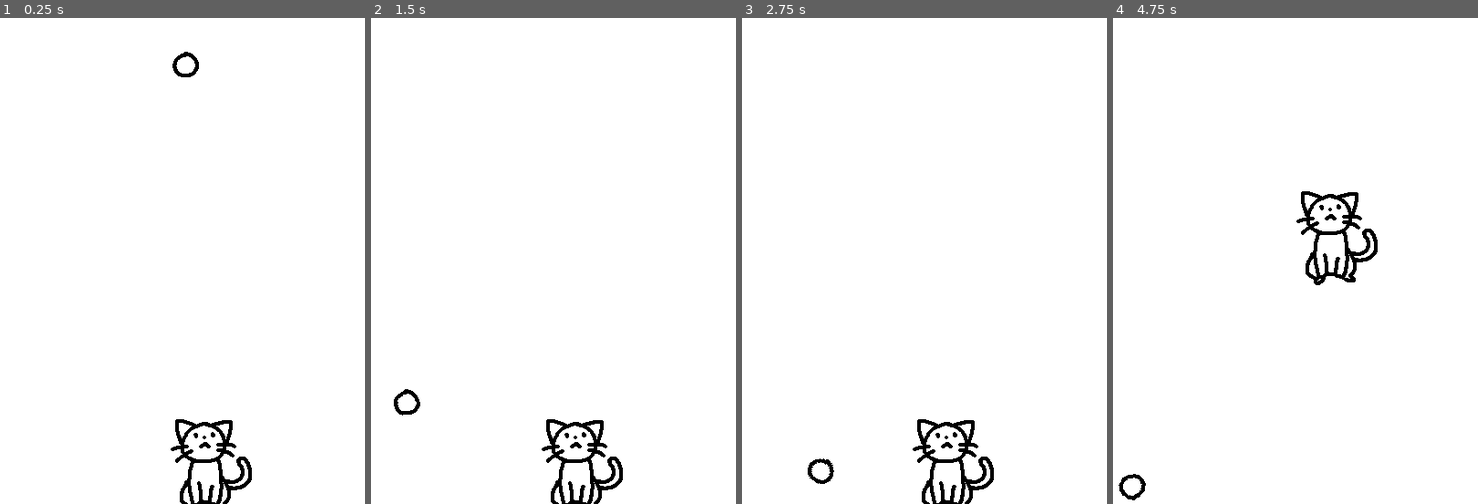
Above: before the commit, frames 1-4 (left to right).
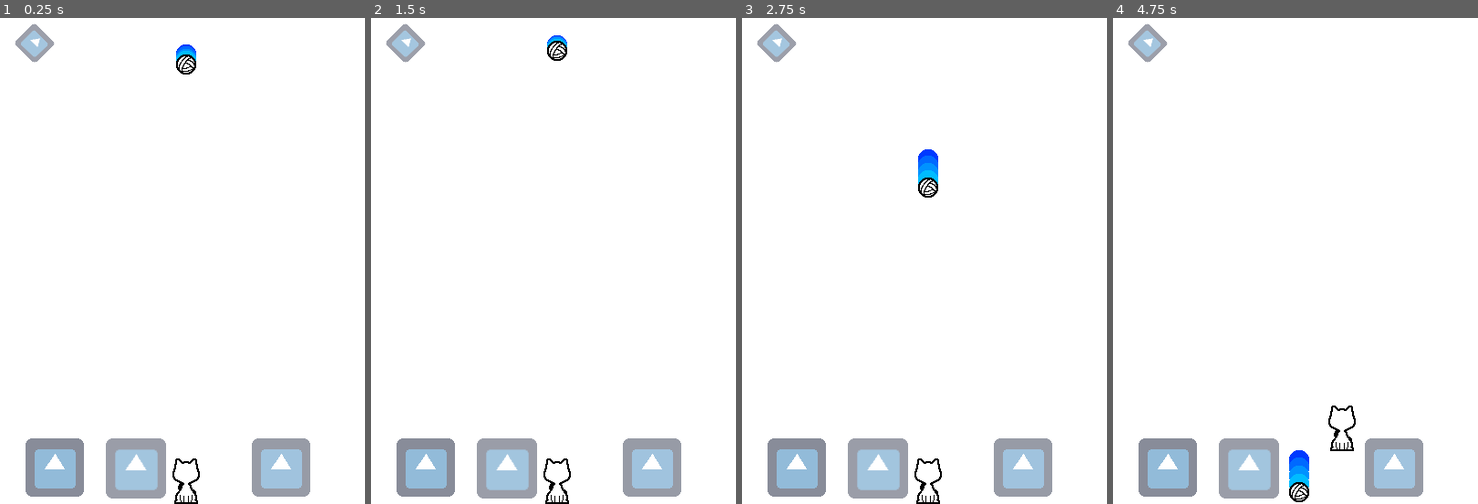
Above: after the commit, the same moments.

Repository: YongHyun-Yi/cat_and_ball
Game: Godot game, scene res://scene/ingame.tscn
Same seed, same stepped clock (60 frames per second), same inputs: the game is played once before the commit and once after it. The engine's default icon, where the game draws it, is replaced by a stand-in: a white triangle on a blue panel in a dark square.
Inputs (mouse positions are in pixels of both pictures, inside the frame that each line leads up to):
- Up to frame 1 (0.25 s): no input
- Up to frame 2 (1.5 s): click (407, 42) at 0.52 s; click (407, 42) at 1.27 s
- Up to frame 3 (2.75 s): click (778, 42) at 2.02 s
- Up to frame 4 (4.75 s): hold Right (ui_right) 2.78-4.28 s; tap Z (ui_jump) at 2.85, 3.02, 3.32, 3.6, 3.77, 4.07, 4.35 s; hold Left (ui_left) from 4.28 s (still down)

The runs differ from the first frame. In frame 1, 7.6% of the frame differs, in the area x 4-85%, y 1-100%; in frame 2, 7.6%; in frame 3, 7.8%; in frame 4, 8.1%, in the area x 1-85%, y 1-100%.

Commit message:
2019. 11. 26 새벽
터치 조작버튼 구현
공 잔상 플레이어보다 뒤에 보이게 배치순서 조정
공 잔상 스크립트 간략화

Diff:
--- a/project.godot
+++ b/project.godot
@@ -40,6 +40,11 @@
  ]
 }
 
+[input_devices]
+
+pointing/emulate_touch_from_mouse=true
+
 [rendering]
 
+quality/2d/use_pixel_snap=true
 environment/default_environment="res://default_env.tres"
--- a/scene/ingame.tscn
+++ b/scene/ingame.tscn
@@ -1,24 +1,28 @@
-[gd_scene load_steps=9 format=2]
+[gd_scene load_steps=12 format=2]
 
-[ext_resource path="res://script/player_body.gd" type="Script" id=1]
-[ext_resource path="res://sprite/cat.png" type="Texture" id=2]
-[ext_resource path="res://script/ball_body.gd" type="Script" id=3]
-[ext_resource path="res://sprite/ball.png" type="Texture" id=4]
+[ext_resource path="res://script/ingame.gd" type="Script" id=1]
+[ext_resource path="res://sprite/ball_ghost.png" type="Texture" id=2]
+[ext_resource path="res://script/player_body.gd" type="Script" id=3]
+[ext_resource path="res://sprite/cat3.png" type="Texture" id=4]
+[ext_resource path="res://script/ball_body.gd" type="Script" id=5]
+[ext_resource path="res://sprite/ball2.png" type="Texture" id=6]
+[ext_resource path="res://sprite/icon.png" type="Texture" id=7]
 
 [sub_resource type="CapsuleShape2D" id=1]
-radius = 23.3458
-height = 38.6878
+radius = 13.517
+height = 20.966
 
 [sub_resource type="PhysicsMaterial" id=2]
 bounce = 0.7
 
 [sub_resource type="CircleShape2D" id=3]
-radius = 15.0696
+radius = 11.5446
 
 [sub_resource type="RectangleShape2D" id=4]
-extents = Vector2( 272.898, 33.1124 )
+extents = Vector2( 269.944, 30 )
 
 [node name="ingame" type="Node2D"]
+script = ExtResource( 1 )
 
 [node name="ColorRect" type="ColorRect" parent="."]
 margin_right = 400.0
@@ -27,20 +31,50 @@
 "_edit_lock_": true
 }
 
+[node name="ball_ghost" type="Node2D" parent="."]
+position = Vector2( 204.483, 34.7981 )
+
+[node name="ghost5" type="Sprite" parent="ball_ghost"]
+self_modulate = Color( 0, 0.227451, 1, 1 )
+position = Vector2( 0, 27.2019 )
+texture = ExtResource( 2 )
+
+[node name="ghost4" type="Sprite" parent="ball_ghost"]
+self_modulate = Color( 0, 0.415686, 1, 1 )
+position = Vector2( 0, 21.2019 )
+texture = ExtResource( 2 )
+
+[node name="ghost3" type="Sprite" parent="ball_ghost"]
+self_modulate = Color( 0, 0.576471, 1, 1 )
+position = Vector2( 0, 16.2019 )
+texture = ExtResource( 2 )
+
+[node name="ghost2" type="Sprite" parent="ball_ghost"]
+self_modulate = Color( 0, 0.741176, 1, 1 )
+position = Vector2( 0, 11 )
+texture = ExtResource( 2 )
+
+[node name="ghost1" type="Sprite" parent="ball_ghost"]
+self_modulate = Color( 0, 0.858824, 1, 1 )
+position = Vector2( 0, 5.2019 )
+texture = ExtResource( 2 )
+
 [node name="player" type="Node2D" parent="."]
+editor/display_folded = true
 __meta__ = {
 "_edit_group_": true
 }
 
 [node name="player_body" type="KinematicBody2D" parent="player"]
-position = Vector2( 224.483, 490 )
-script = ExtResource( 1 )
+position = Vector2( 204.483, 512 )
+script = ExtResource( 3 )
 
 [node name="sprite" type="Sprite" parent="player/player_body"]
-position = Vector2( 6.97202, 4.73001 )
-texture = ExtResource( 2 )
+position = Vector2( 0, 1 )
+texture = ExtResource( 4 )
 
 [node name="CollisionShape2D" type="CollisionShape2D" parent="player/player_body"]
+position = Vector2( 0, 2 )
 shape = SubResource( 1 )
 
 [node name="ball" type="Node2D" parent="."]
@@ -50,15 +84,17 @@
 mass = 1.07245
 physics_material_override = SubResource( 2 )
 gravity_scale = 8.0
-script = ExtResource( 3 )
+script = ExtResource( 5 )
 
 [node name="sprite" type="Sprite" parent="ball/ball_body"]
-texture = ExtResource( 4 )
+texture = ExtResource( 6 )
 
 [node name="CollisionShape2D" type="CollisionShape2D" parent="ball/ball_body"]
+visible = false
 shape = SubResource( 3 )
 
 [node name="walls" type="Node2D" parent="."]
+editor/display_folded = true
 
 [node name="StaticBody2D" type="StaticBody2D" parent="walls"]
 
@@ -79,4 +115,38 @@
 [node name="wall4" type="CollisionShape2D" parent="walls/StaticBody2D"]
 position = Vector2( 196.056, 570 )
 shape = SubResource( 4 )
+
+[node name="left" type="TouchScreenButton" parent="."]
+self_modulate = Color( 1, 1, 1, 0.588235 )
+position = Vector2( 28, 468 )
+normal = ExtResource( 7 )
+
+[node name="right" type="TouchScreenButton" parent="."]
+self_modulate = Color( 1, 1, 1, 0.501961 )
+position = Vector2( 116, 468 )
+scale = Vector2( 1.03125, 1.03125 )
+normal = ExtResource( 7 )
+visibility_mode = 1
+
+[node name="jump" type="TouchScreenButton" parent="."]
+self_modulate = Color( 1, 1, 1, 0.513726 )
+position = Vector2( 276, 468 )
+normal = ExtResource( 7 )
+
+[node name="reset" type="TextureButton" parent="."]
+self_modulate = Color( 1, 1, 1, 0.490196 )
+margin_left = 38.0
+margin_top = 12.0
+margin_right = 102.0
+margin_bottom = 76.0
+rect_rotation = 44.9999
+rect_scale = Vector2( 0.5, 0.5 )
+texture_normal = ExtResource( 7 )
 [connection signal="body_entered" from="ball/ball_body" to="ball/ball_body" method="_on_ball_body_body_entered"]
+[connection signal="pressed" from="left" to="player/player_body" method="touch_botton_action_press" binds= [ "ui_left" ]]
+[connection signal="released" from="left" to="player/player_body" method="touch_botton_action_release" binds= [ "ui_left" ]]
+[connection signal="pressed" from="right" to="player/player_body" method="touch_botton_action_press" binds= [ "ui_right" ]]
+[connection signal="released" from="right" to="player/player_body" method="touch_botton_action_release" binds= [ "ui_right" ]]
+[connection signal="pressed" from="jump" to="player/player_body" method="touch_botton_action_press" binds= [ "ui_jump" ]]
+[connection signal="released" from="jump" to="player/player_body" method="touch_botton_action_release" binds= [ "ui_jump" ]]
+[connection signal="button_up" from="reset" to="." method="restart"]
--- a/script/ball_body.gd
+++ b/script/ball_body.gd
@@ -1,6 +1,6 @@
 extends RigidBody2D
 
-
+var ghost_effect_position = [global_position,global_position,global_position,global_position,global_position]
 
 # Called when the node enters the scene tree for the first time.
 func _ready():
@@ -13,7 +13,7 @@
 	if global_position.y > get_viewport().size.y or global_position.y < 0:
 		speed.y *= -1
 	global_position += speed"""
-
+	ghost_effects()
 	pass
 
 
@@ -23,3 +23,24 @@
 		apply_impulse(Vector2(0, 0), Vector2(0, -500))#(global_position-cha.global_position)*800)
 		print("ball touch")
 	pass # Replace with function body.
+
+func ghost_effects():
+	var a = 4
+	for i in range(4):
+		ghost_effect_position[a] = ghost_effect_position[a-1]
+		a -= 1
+	ghost_effect_position[0] = global_position
+	for i in range(1,6):
+		var ghost = "../../ball_ghost/ghost"
+		get_node(ghost+str(i)).global_position = ghost_effect_position[i-1]
+
+	"""ghost_effect_position[4] = ghost_effect_position[3]
+	$ghost/ghost5.global_position = ghost_effect_position[4]
+	ghost_effect_position[3] = ghost_effect_position[2]
+	$ghost/ghost4.global_position = ghost_effect_position[3]
+	ghost_effect_position[2] = ghost_effect_position[1]
+	$ghost/ghost3.global_position = ghost_effect_position[2]
+	ghost_effect_position[1] = ghost_effect_position[0]
+	$ghost/ghost2.global_position = ghost_effect_position[1]
+	ghost_effect_position[0] = global_position
+	$ghost/ghost1.global_position = ghost_effect_position[0]"""
--- /dev/null
+++ b/script/ingame.gd
@@ -0,0 +1,17 @@
+extends Node2D
+
+# Declare member variables here. Examples:
+# var a = 2
+# var b = "text"
+
+# Called when the node enters the scene tree for the first time.
+func _ready():
+	pass # Replace with function body.
+
+# Called every frame. 'delta' is the elapsed time since the previous frame.
+#func _process(delta):
+#	pass
+
+func restart():
+	get_tree().reload_current_scene()
+	pass
--- a/script/player_body.gd
+++ b/script/player_body.gd
@@ -4,6 +4,7 @@
 var speed = 300
 var gravity = 2000
 var jump = -700
+var d_jump = -550
 var double_jump = true
 
 # Called when the node enters the scene tree for the first time.
@@ -37,6 +38,14 @@
 			velocity.y = jump
 			print("jump!")
 		elif double_jump == true:
-			velocity.y = jump
+			velocity.y = d_jump
 			double_jump = false
 			print("double jump!")
+
+func touch_botton_action_press(a):
+	Input.action_press(a)
+	pass
+
+func touch_botton_action_release(a):
+	Input.action_release(a)
+	pass
Binary file added: sprite/ball2.png
Not shown, added: sprite/ball2.png.import
Binary file added: sprite/ball_ghost.png
Not shown, added: sprite/ball_ghost.png.import
Binary file added: sprite/cat2.png
Not shown, added: sprite/cat2.png.import
Binary file added: sprite/cat3.png
Not shown, added: sprite/cat3.png.import
